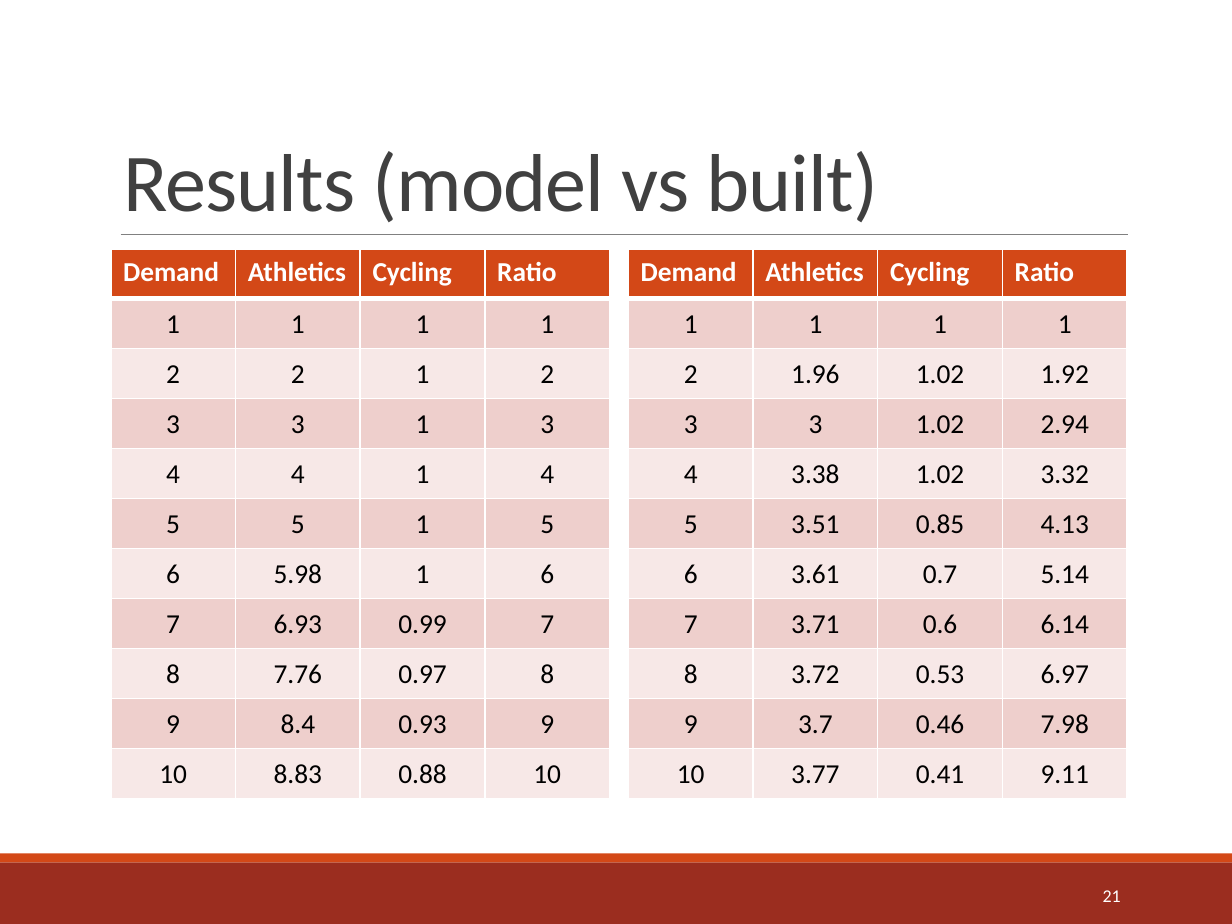
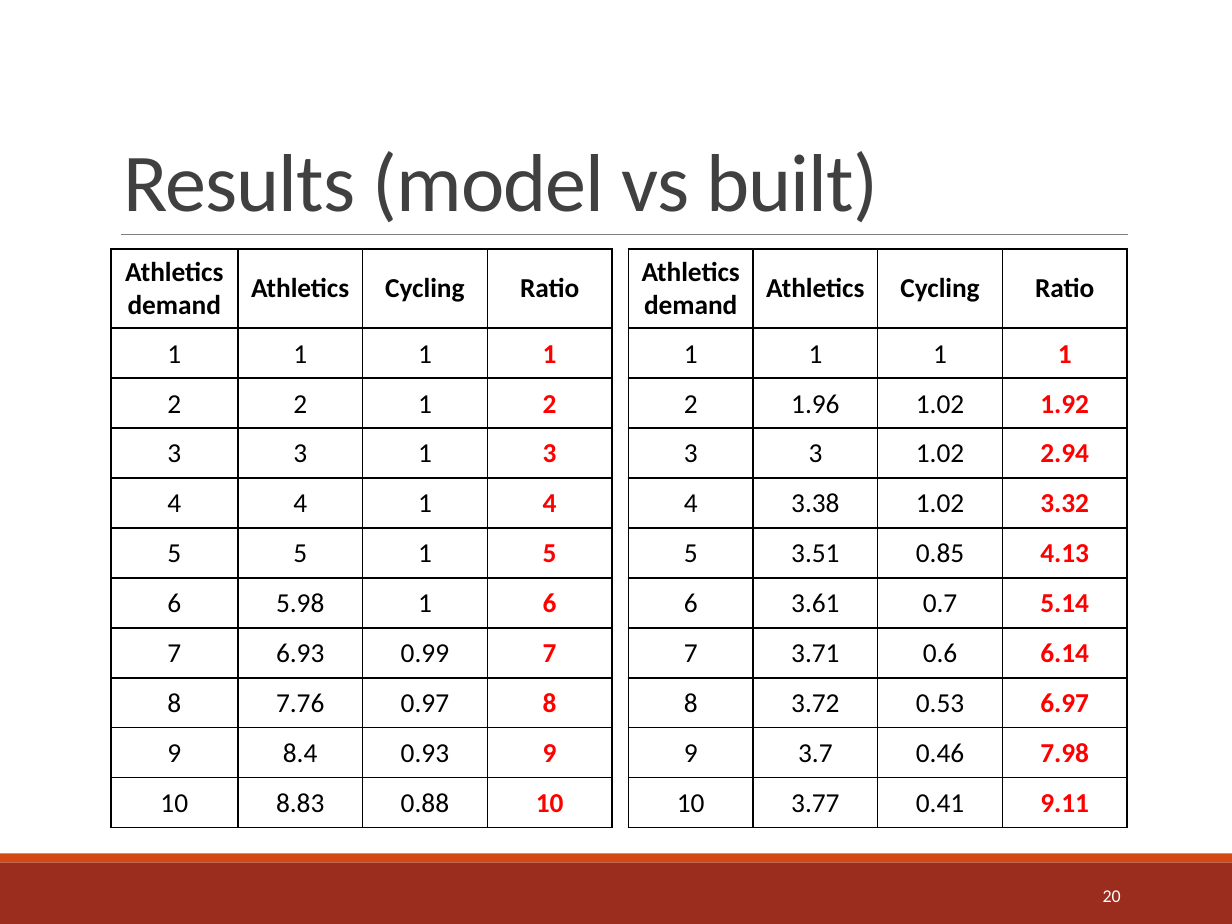
Before and after one commit to sshephard2/skewed-modelling, a slide deck: slide 20 of Presentation/Performance modelling of skewed demand in complex systems.pptx (slide 21 before the commit). Drawn at 1232x924 pixels with LibreOffice and Linux fonts; fonts in the diff are those of the drawing. Boxes give left, top, right and bottom in pixels: in the first picture for what was removed or moved away, otherwise in the second. Text is boxed around its words. In the diff, an @@ line names an element or a change of style, - is before the commit and + after.

```diff
--- a/Presentation/Performance modelling of skewed demand in complex systems.pptx
+++ b/Presentation/Performance modelling of skewed demand in complex systems.pptx
@@ table at [111, 249, 611, 827] @@
-row 1, column 1: Demand
+row 1, column 1: Athletics demand
@@ fill #D34817 to none in row 1 @@
@@ fill #EFCFCC to none in 20 cells @@
@@ fill #F7E9E8 to none in 20 cells @@
@@ text colour #FFFFFF to #000000 in "Athletics", "Cycling", "Ratio" @@
@@ text colour #000000 to #FF0000, bold on in "1", "2", "3", "4" and 6 more places @@
@@ alignment left to centre @@
@@ borders changed @@
@@ table at [628, 249, 1126, 827] @@
-row 1, column 1: Demand
+row 1, column 1: Athletics demand
@@ fill #D34817 to none in row 1 @@
@@ fill #EFCFCC to none in 20 cells @@
@@ fill #F7E9E8 to none in 20 cells @@
@@ text colour #FFFFFF to #000000 in "Athletics", "Cycling", "Ratio" @@
@@ text colour #000000 to #FF0000, bold on in "1", "1.92", "2.94", "3.32" and 6 more places @@
@@ alignment left to centre @@
@@ borders changed @@
@@ page number at [1103, 890, 1121, 902]: text changed @@
-21
+20
```
Also in this commit, not shown: 4 other slides changed, 3 slides added, 4 slides removed.
